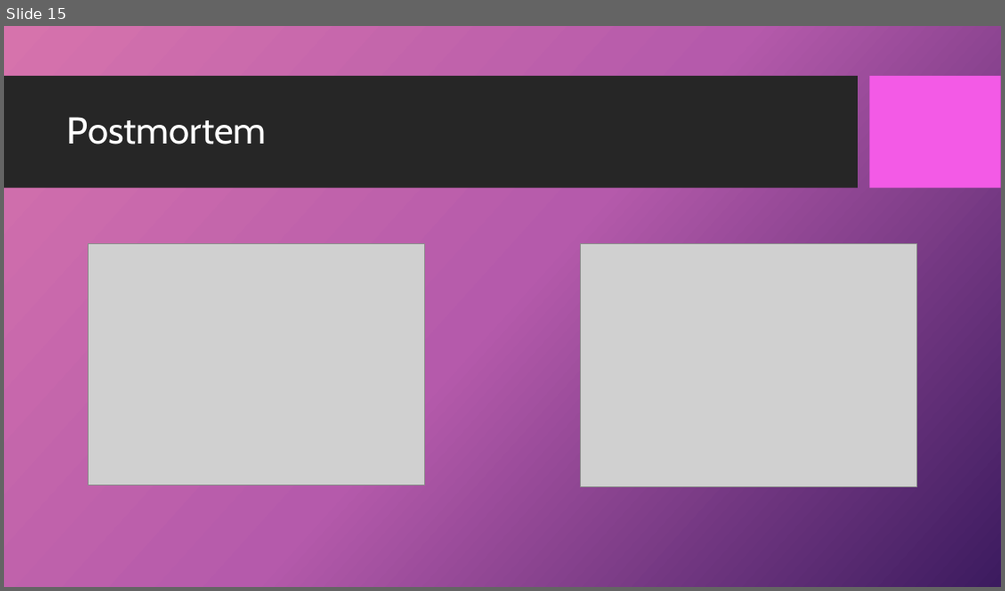
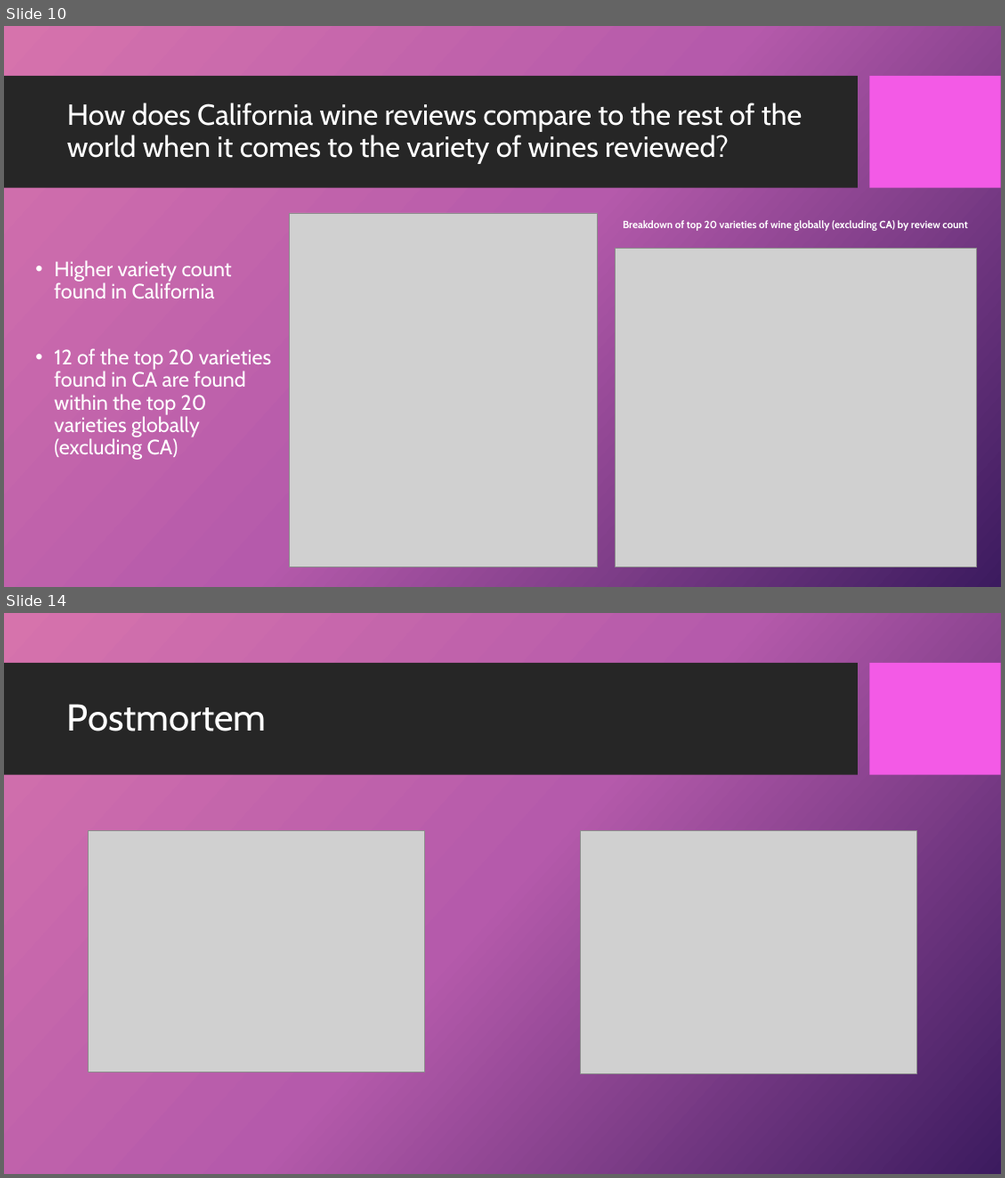
Before and after one commit to 4Reference/Project1, a slide deck: Data Science_Project 1_Group2.pptx. Shown one above the other, each under a label of ours: slide 15 before the commit, slides 10 and 14 after it; the slides between them are not shown. The pictures are 1005x591 and 1005x1178 pixels, drawn with LibreOffice and Linux fonts; fonts in the diff are those of the drawing; grey boxes stand for pictures; background and template pictures are left out. Boxes give left, top, right and bottom in pixels: in the first picture for what was removed or moved away, otherwise in the second. Text is boxed around its words. In the diff, an @@ line names an element or a change of style, - is before the commit and + after.

```diff
--- a/Data Science_Project 1_Group2.pptx
+++ b/Data Science_Project 1_Group2.pptx
@@ slide 10 added at [4, 26, 1001, 587], background picture (left out); not listed: 2 template elements that a slide beside it also shows @@
@@ title added at [67, 103, 801, 164], 28 pt, text #FFFFFF @@
+How does California wine reviews compare to the rest of the world when it comes to the variety of wines reviewed?
@@ picture added at [290, 213, 597, 566] @@
@@ text added at [623, 220, 967, 231], 10 pt, text #FFFFFF, bold @@
+Breakdown of top 20 varieties of wine globally (excluding CA) by review count
@@ text added at [54, 260, 271, 459], 20 pt, text #FFFFFF @@
+• Higher variety count found in California
+• 12 of the top 20 varieties found in CA are found within the top 20 varieties globally (excluding CA)
@@ picture added at [615, 248, 978, 567] @@
@@ what was slide 15 is now slide 14 @@
```
Also in this commit, not shown: 7 slides changed, 4 other slides added, 6 slides removed.
